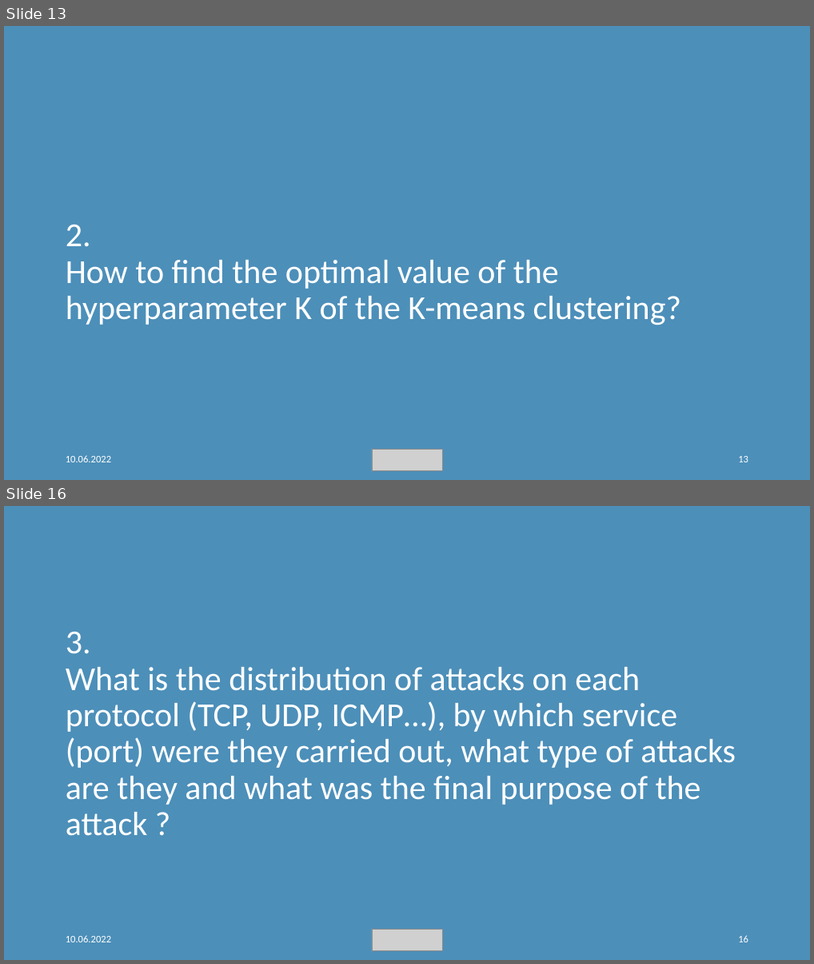
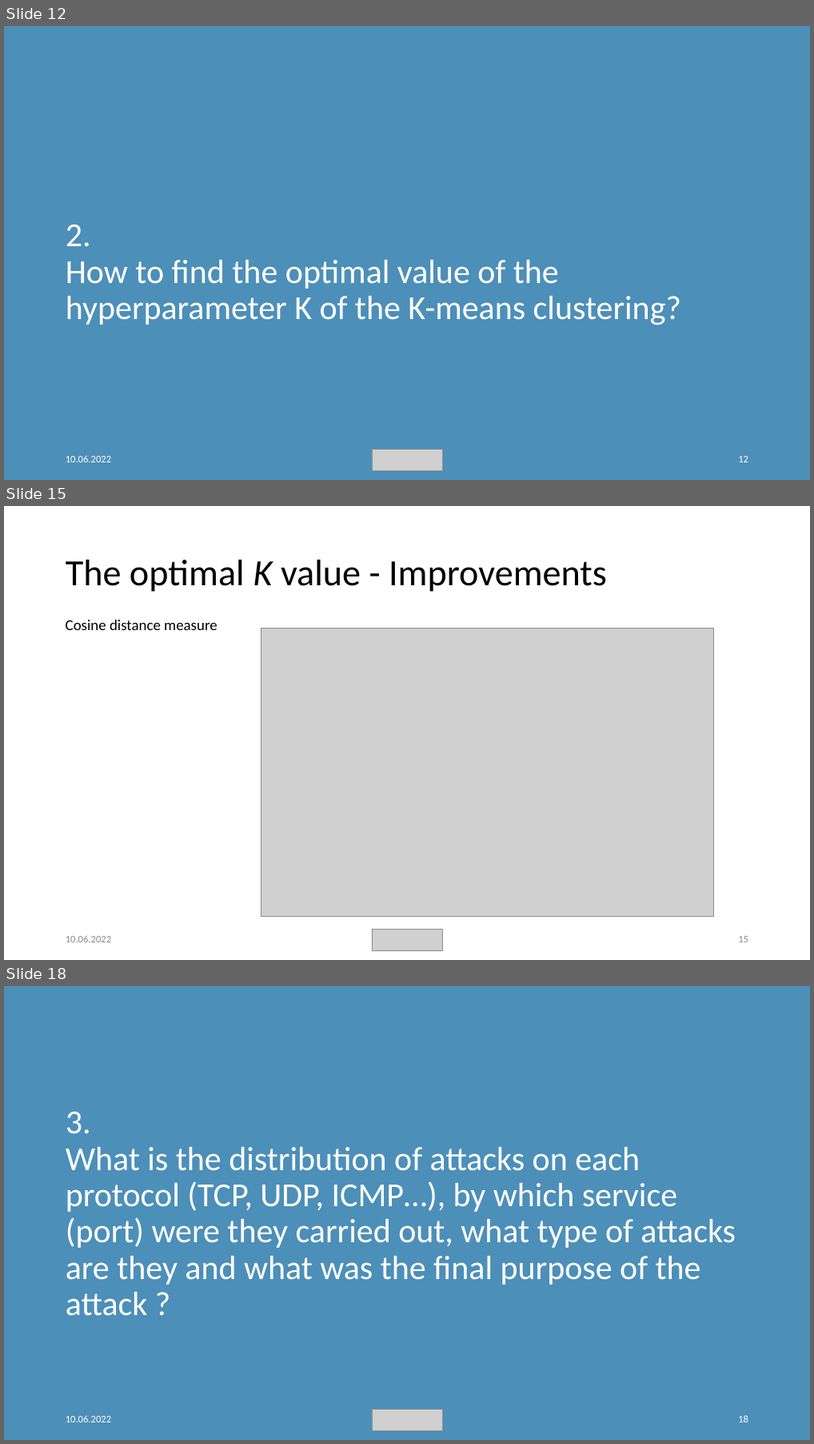
Before and after one commit to weevood/MA-BDA_Project, a slide deck: Documentation/Anomaly-Detection-in-Network-Traffic-with-K-means-Clustering.pptx. Shown one above the other, each under a label of ours: slides 13 and 16 before the commit, slides 12, 15 and 18 after it; the slides between them are not shown. The pictures are 814x964 and 814x1444 pixels, drawn with LibreOffice and Linux fonts; fonts in the diff are those of the drawing; grey boxes stand for pictures. Boxes give left, top, right and bottom in pixels: in the first picture for what was removed or moved away, otherwise in the second. Text is boxed around its words. In the diff, an @@ line names an element or a change of style, - is before the commit and + after.

```diff
--- a/Documentation/Anomaly-Detection-in-Network-Traffic-with-K-means-Clustering.pptx
+++ b/Documentation/Anomaly-Detection-in-Network-Traffic-with-K-means-Clustering.pptx
@@ slide 15 added at bbox=[4, 506, 810, 960], background #FFFFFF @@
@@ title added at bbox=[66, 560, 607, 592], 44 pt, text #000000 @@
+The optimal K value - Improvements
@@ text added at bbox=[66, 620, 218, 630], 18 pt, text #000000 @@
+Cosine distance measure
@@ picture added at bbox=[261, 628, 714, 916] @@
@@ text added at bbox=[66, 935, 111, 942], 12 pt, text #8C8C8C @@
+10.06.2022
@@ picture added at bbox=[372, 928, 442, 951] @@
@@ page number added at bbox=[738, 936, 749, 942], 12 pt, text #8C8C8C @@
+15
@@ what was slide 13 is now slide 12 @@
@@ what was slide 16 is now slide 18 @@
@@ page number at bbox=[738, 1415, 749, 1422]: text changed @@
-16
+18
```
Also in this commit, not shown: 5 slides changed, 1 other slide added, 2 other files.
